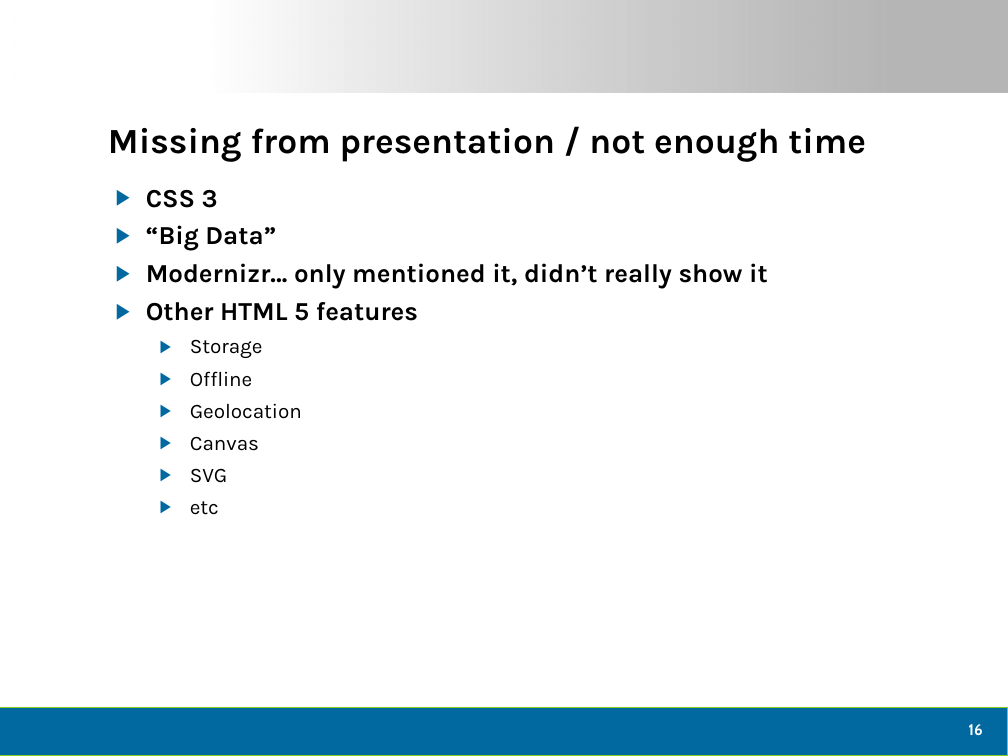
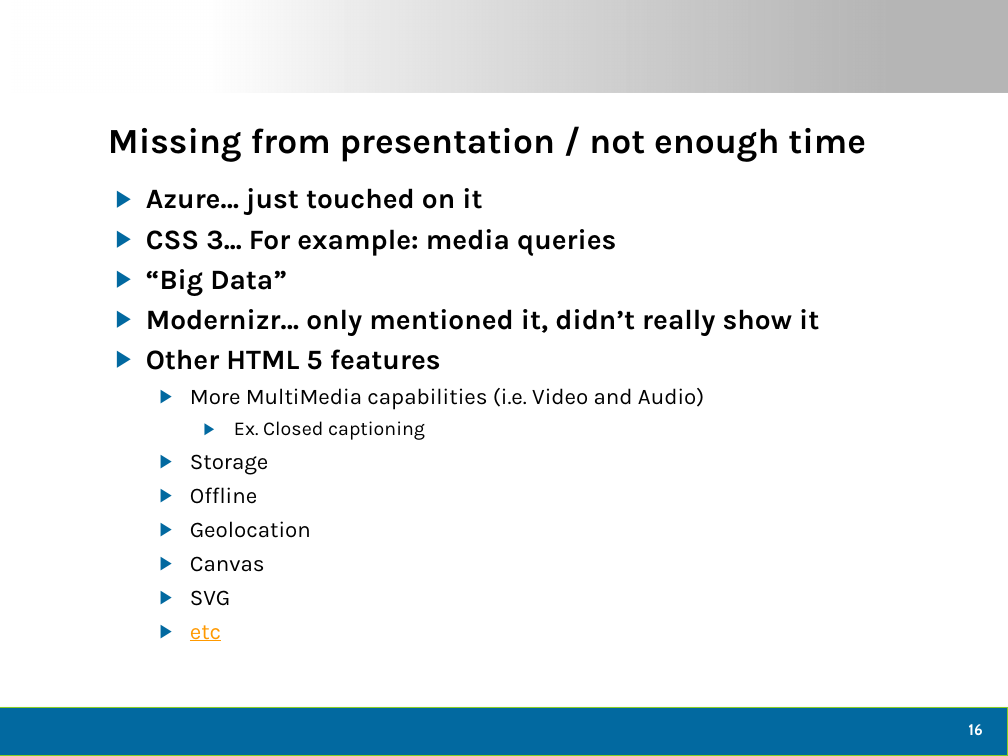
Before and after one commit to dtomyn/HTML5Demo1, a slide deck: slide 17 of Docs/2012 - Live360 Event Review (NEWER).pptx. Drawn at 1008x756 pixels with LibreOffice and Linux fonts; fonts in the diff are those of the drawing; background and template pictures are left out. Boxes give left, top, right and bottom in pixels: in the first picture for what was removed or moved away, otherwise in the second. Text is boxed around its words. In the diff, an @@ line names an element or a change of style, - is before the commit and + after.

```diff
--- a/Docs/2012 - Live360 Event Review (NEWER).pptx
+++ b/Docs/2012 - Live360 Event Review (NEWER).pptx
@@ text at <box>146,188,616,256</box>: text changed; size 18.5 to 20 pt @@
-▶ CSS 3
+▶ Azure… just touched on it
+▶ CSS 3... For example: media queries
@@ text at <box>146,269,819,641</box>: size 18.5 to 20 pt in "“Big Data”", "Modernizr… only mentioned it, didn’t really show ...", "Other HTML 5 features"; size 14.8 to 16 pt in "Storage", "Offline", "Geolocation", "Canvas" and 2 more places; text colour #000000 to #FF9900, underline on in "etc" @@
@@ text at <box>190,388,704,440</box>: paragraphs added @@
+  ▶ More MultiMedia capabilities (i.e. Video and Audio)
+    ▶ Ex. Closed captioning
```
Also in this commit, not shown: 5 other files.
